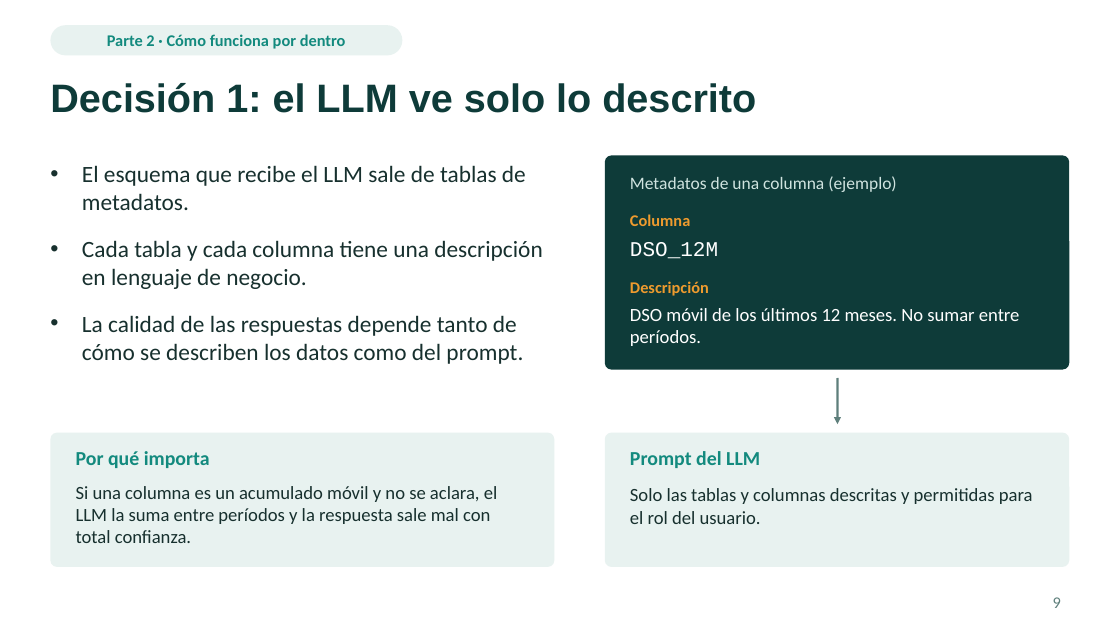
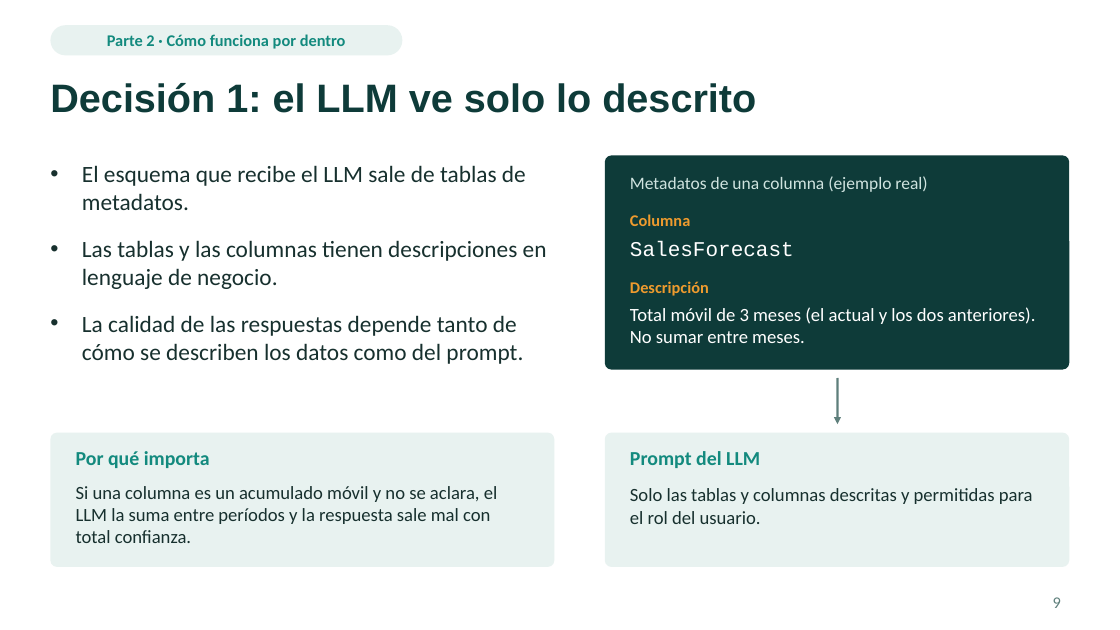
Before and after one commit to emiber/UTDT, a slide deck: slide 9 of docs/presentacion/presentacion.pptx. Drawn at 1120x630 pixels with LibreOffice and Linux fonts; fonts in the diff are those of the drawing. Boxes give left, top, right and bottom in pixels: in the first picture for what was removed or moved away, otherwise in the second. Text is boxed around its words. In the diff, an @@ line names an element or a change of style, - is before the commit and + after.

```diff
--- a/docs/presentacion/presentacion.pptx
+++ b/docs/presentacion/presentacion.pptx
@@ text at (x1=630, y1=176, x2=927, y2=192): text changed @@
-Metadatos de una columna (ejemplo)
+Metadatos de una columna (ejemplo real)
@@ text at (x1=82, y1=240, x2=547, y2=289): text changed @@
-• Cada tabla y cada columna tiene una descripción en lenguaje de negocio.
+• Las tablas y las columnas tienen descripciones en lenguaje de negocio.
@@ text at (x1=630, y1=241, x2=794, y2=257): text changed @@
-DSO_12M
+SalesForecast
@@ text at (x1=630, y1=307, x2=1035, y2=343): text changed @@
-DSO móvil de los últimos 12 meses. No sumar entre períodos.
+Total móvil de 3 meses (el actual y los dos anteriores). No sumar entre meses.
```
Also in this commit, not shown: 14 other slides changed, 3 other files.
